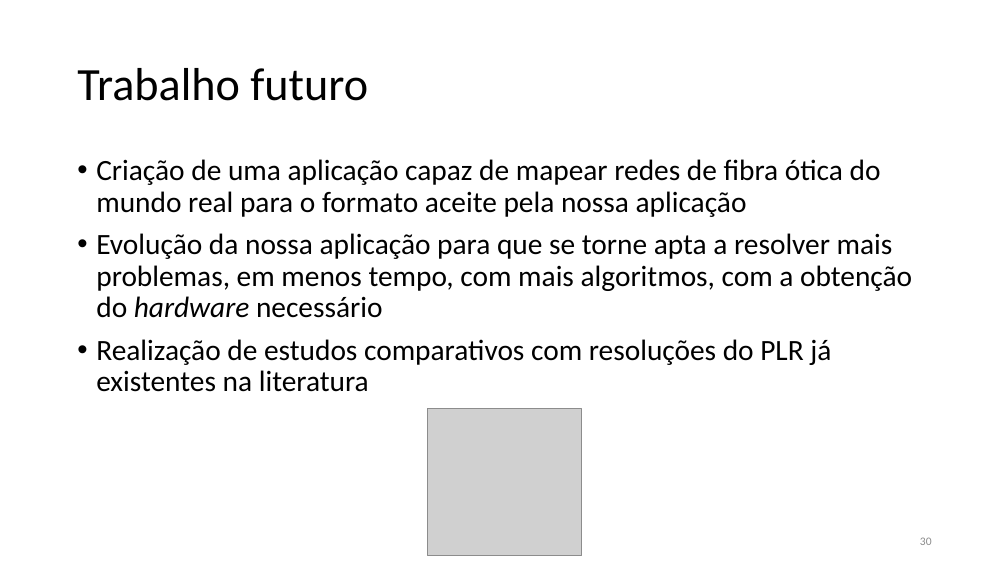
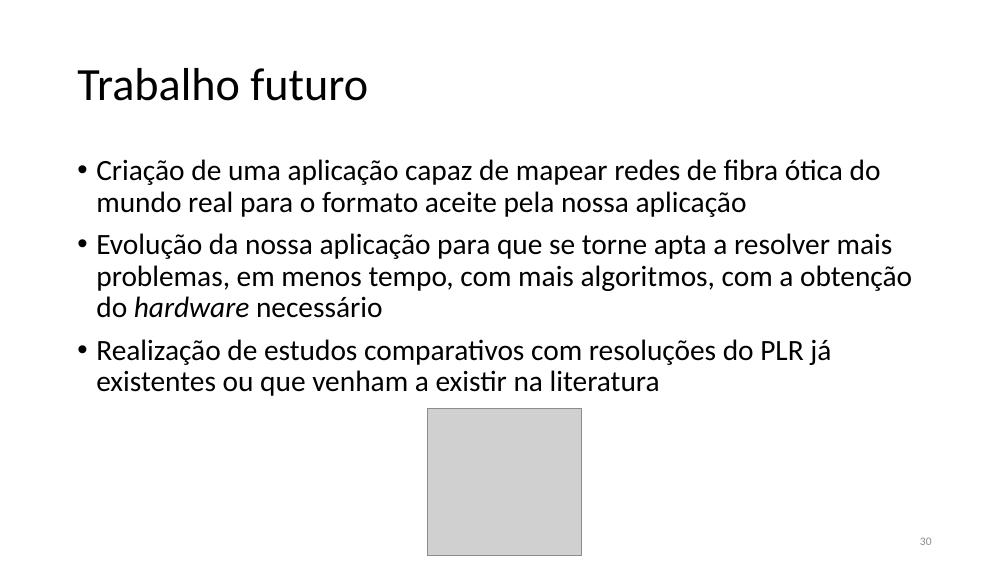
Before and after one commit to xQsme/RLP_Qt, a slide deck: slide 30 of powerpoint_defesa.pptx. Drawn at 1008x567 pixels with LibreOffice and Linux fonts; fonts in the diff are those of the drawing; grey boxes stand for pictures. Boxes give left, top, right and bottom in pixels: in the first picture for what was removed or moved away, otherwise in the second. Text is boxed around its words. In the diff, an @@ line names an element or a change of style, - is before the commit and + after.

Commit message:
update

```diff
--- a/powerpoint_defesa.pptx
+++ b/powerpoint_defesa.pptx
@@ text at [96, 339, 831, 396]: text changed @@
-• Realização de estudos comparativos com resoluções do PLR já existentes na literatura
+• Realização de estudos comparativos com resoluções do PLR já existentes ou que venham a existir na literatura
```
Also in this commit, not shown: 1 other slide changed.
